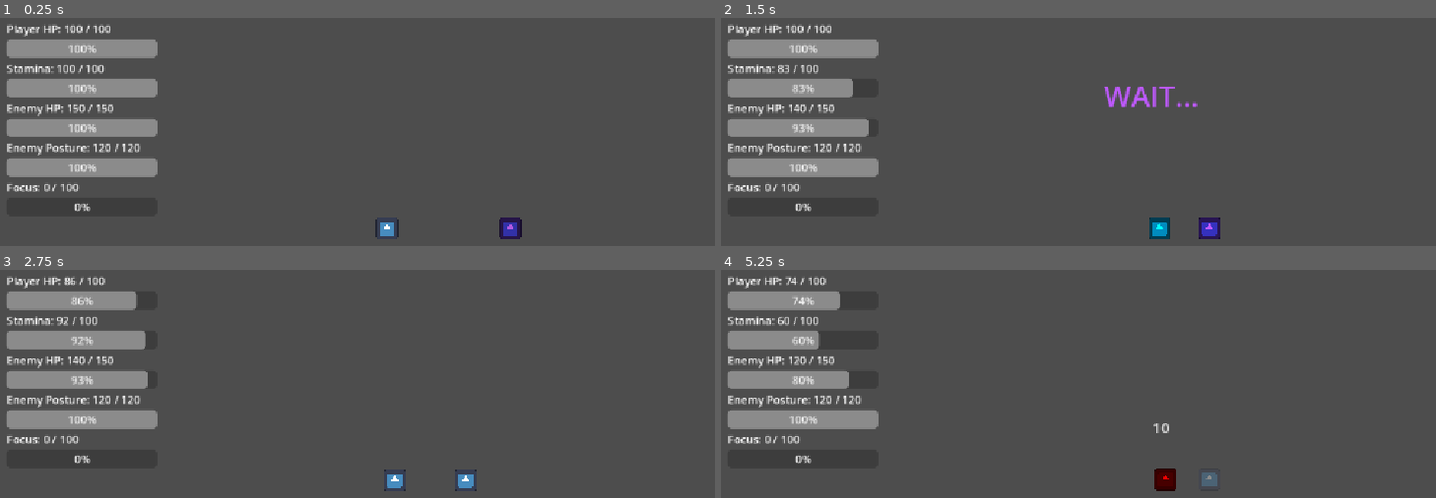
Above: before the commit, frames 1-4 (two rows, left to right).
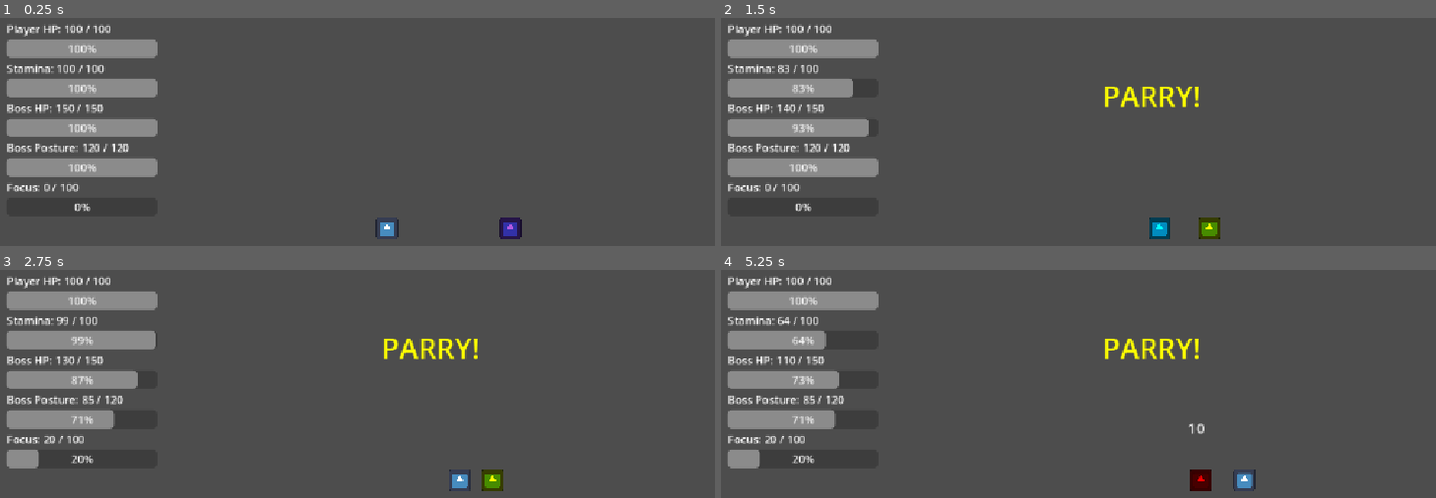
Above: after the commit, the same moments.

Repository: shanwinder/lastblade
Game: Godot game, scene res://scenes/main/BossBrokenMaster.tscn
The game is run twice, just before and just after one commit, with the same random seed, the same clock (stepped at 60 frames per second) and the same inputs. The engine's default icon, where the game draws it, is replaced by a stand-in: a white triangle on a blue panel in a dark square.
Inputs:
- Up to frame 1 (0.25 s): no input
- Up to frame 2 (1.5 s): hold Right (ui_right) 0.53-1.28 s; tap A (attack) at 0.6 s; tap D (parry) at 0.8, 1.35 s; hold Left (ui_left) from 1.28 s (still down)
- Up to frame 3 (2.75 s): tap A (attack) at 1.55, 2.1 s; release Left (ui_left) at 2.03 s; hold Right (ui_right) from 2.03 s (still down); tap D (parry) at 2.3 s
- Up to frame 4 (5.25 s): tap S (dash) at 2.85 s; tap A (attack) at 3.05, 4.55, 5.1 s; release Right (ui_right) at 3.53 s; hold Left (ui_left) from 3.53 s (still down); tap D (parry) at 3.6 s; tap R at 4.35 s

The runs differ from the first frame. In frame 1, 0.8% of the frame differs, in the area x 1-20%, y 37-61%; in frame 2, 1.9%; in frame 3, 3.8%; in frame 4, 4.3%, in the area x 0-75%, y 2-97%.

Commit message:
Use combat_display_name for HUD and update boss labels
Improve display name handling by reading the combat_display_name property from the target node instead of checking the node name. This allows bosses and enemies to be properly distinguished in HUD and debug output. Updated debug messages and scene node names to use 'Boss' instead of 'Enemy' for consistency.

Diff:
--- a/last-blade-trial/BossBrokenMaster.gd
+++ b/last-blade-trial/BossBrokenMaster.gd
@@ -18,7 +18,7 @@
 @export var max_hp: int = 150
 
 # ชื่อที่ HUD ใช้แสดงบนหน้าจอ
-# แม้ node ในฉากจะชื่ออะไรก็ตาม ถ้า script นี้เป็นบอส HUD จะใช้คำว่า Boss
+# ใช้แก้ปัญหากรณี node ในฉากชื่อไม่ตรงกับชนิดจริง
 @export var combat_display_name: String = "Boss"
 
 # ความเร็วในการเดินเข้าหาผู้เล่น
@@ -753,7 +753,7 @@
 	current_posture -= amount
 	current_posture = clamp(current_posture, 0.0, max_posture)
 
-	print("Enemy posture reduced:", int(current_posture), "/", int(max_posture))
+	print("Boss posture reduced:", int(current_posture), "/", int(max_posture))
 
 	# แจ้ง HUD ว่า Posture เปลี่ยนแล้ว
 	emit_enemy_stats()
@@ -829,7 +829,7 @@
 	if is_dead:
 		return
 
-	print("ENEMY HIT BY FOCUS FINISHER! Damage =", amount)
+	print("Boss HIT BY FOCUS FINISHER! Damage =", amount)
 
 	# ปิดช่อง Critical ปกติ เพื่อไม่ให้ซ้อนกับระบบ Critical เดิม
 	can_receive_critical = false
@@ -841,7 +841,7 @@
 	# อัปเดต HUD
 	emit_enemy_stats()
 
-	print("Enemy HP left:", current_hp)
+	print("Boss HP left:", current_hp)
 
 	# แสดงตัวเลขดาเมจแบบ Critical/Finisher
 	show_damage_popup(amount, true, "FINISHER!")
@@ -884,7 +884,7 @@
 
 		print("CRITICAL ATTACK! Damage =", final_damage)
 	else:
-		print("Enemy took damage:", final_damage)
+		print("Boss took damage:", final_damage)
 
 	# ลด HP ของศัตรูด้วยดาเมจสุดท้าย
 	current_hp -= final_damage
@@ -895,7 +895,7 @@
 	# แจ้ง HUD ว่า HP ศัตรูเปลี่ยนแล้ว
 	emit_enemy_stats()
 
-	print("Enemy HP left:", current_hp)
+	print("Boss HP left:", current_hp)
 
 	# แสดงตัวเลขดาเมจลอยขึ้นเหนือศัตรู
 	show_damage_popup(final_damage, is_critical_hit)
--- a/last-blade-trial/EnemyDummy.gd
+++ b/last-blade-trial/EnemyDummy.gd
@@ -755,7 +755,7 @@
 	current_posture -= amount
 	current_posture = clamp(current_posture, 0.0, max_posture)
 
-	print("Enemy posture reduced:", int(current_posture), "/", int(max_posture))
+	print("Boss posture reduced:", int(current_posture), "/", int(max_posture))
 
 	# แจ้ง HUD ว่า Posture เปลี่ยนแล้ว
 	emit_enemy_stats()
@@ -831,7 +831,7 @@
 	if is_dead:
 		return
 
-	print("ENEMY HIT BY FOCUS FINISHER! Damage =", amount)
+	print("Boss HIT BY FOCUS FINISHER! Damage =", amount)
 
 	# ปิดช่อง Critical ปกติ เพื่อไม่ให้ซ้อนกับระบบ Critical เดิม
 	can_receive_critical = false
@@ -843,7 +843,7 @@
 	# อัปเดต HUD
 	emit_enemy_stats()
 
-	print("Enemy HP left:", current_hp)
+	print("Boss HP left:", current_hp)
 
 	# แสดงตัวเลขดาเมจแบบ Critical/Finisher
 	show_damage_popup(amount, true, "FINISHER!")
@@ -886,7 +886,7 @@
 
 		print("CRITICAL ATTACK! Damage =", final_damage)
 	else:
-		print("Enemy took damage:", final_damage)
+		print("Boss took damage:", final_damage)
 
 	# ลด HP ของศัตรูด้วยดาเมจสุดท้าย
 	current_hp -= final_damage
--- a/last-blade-trial/HUD.gd
+++ b/last-blade-trial/HUD.gd
@@ -128,9 +128,13 @@
 	# ตั้งชื่อที่ HUD จะใช้แสดง เช่น Boss หรือ Enemy
 	update_combat_target_display_name(enemy)
 
-	# ถ้าเป้าหมายที่เจอมีคำว่า Boss ในชื่อ node
-	# ให้ HUD แสดงคำว่า Boss แทน Enemy
-	if "Boss" in enemy.name:
+	# อ่านชื่อที่ target อยากให้ HUD แสดง
+	# BossBrokenMaster.gd จะมี combat_display_name = "Boss"
+	var display_name = enemy.get("combat_display_name")
+
+	if display_name != null and str(display_name).strip_edges() != "":
+		combat_target_display_name = str(display_name).strip_edges()
+	elif "Boss" in enemy.name:
 		combat_target_display_name = "Boss"
 	else:
 		combat_target_display_name = "Enemy"
--- a/last-blade-trial/player.gd
+++ b/last-blade-trial/player.gd
@@ -347,7 +347,7 @@
 	# ภายหลังค่อยเปลี่ยนเป็น popup หรือ tutorial text บนจอ
 	if current_focus >= max_focus and not has_shown_focus_ready_message:
 		has_shown_focus_ready_message = true
-		print("FOCUS READY! Break enemy posture, then press Attack for Finisher.")
+		print("FOCUS READY! Break boss posture, then press Attack for Finisher.")
 
 	print("Focus gained:", int(amount), "Focus =", int(current_focus), "/", int(max_focus))
 
--- a/last-blade-trial/scenes/main/BossBrokenMaster.tscn
+++ b/last-blade-trial/scenes/main/BossBrokenMaster.tscn
@@ -44,7 +44,7 @@
 [node name="CollisionShape2D" type="CollisionShape2D" parent="Player/Hurtbox" unique_id=749896351]
 shape = SubResource("RectangleShape2D_32k8f")
 
-[node name="EnemyDummy" parent="." unique_id=631216959 instance=ExtResource("4_tedvd")]
+[node name="BossBrokenMaster" parent="." unique_id=631216959 instance=ExtResource("4_tedvd")]
 position = Vector2(780, 324)
 
 [node name="HUD" type="CanvasLayer" parent="." unique_id=1436178556]
